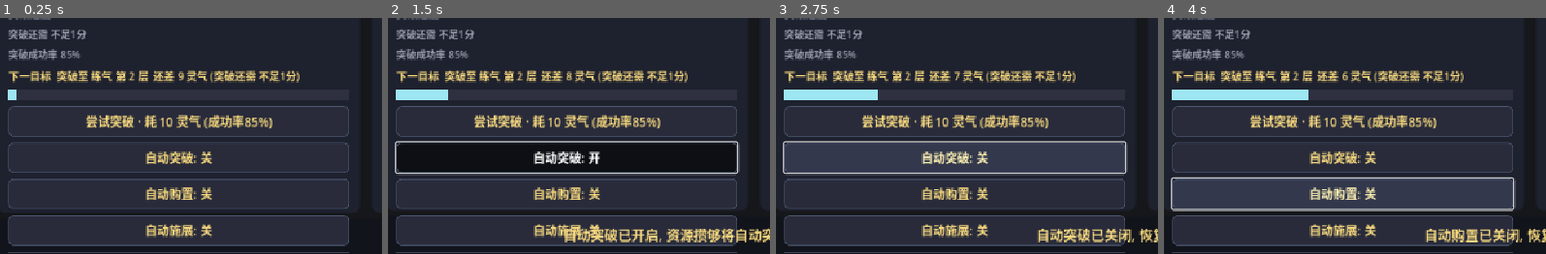
Above: before the commit, frames 1-4 (left to right).
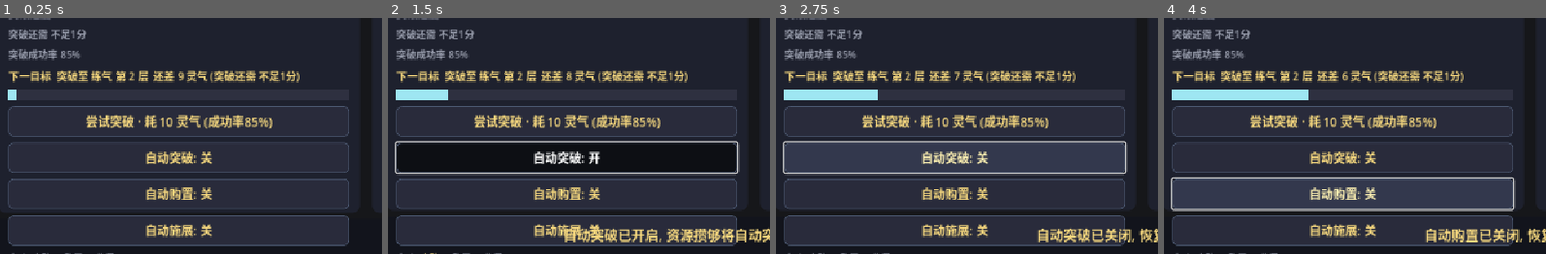
Above: after the commit, the same moments.

Repository: playerss/xiuxian-idle-godot
Game: Godot game, scene res://scenes/main.tscn
Two runs of this game, one before a commit and one after it. Both use one fixed random seed, a clock stepped at 60 frames per second and the inputs below.
Inputs:
- Up to frame 1 (0.25 s): no input
- Up to frame 2 (1.5 s): click "尝试突破 · 耗 10 灵气 (成功率85%)" at 0.5 s; click "自动突破: 关" at 1.25 s
- Up to frame 3 (2.75 s): click "自动突破: 开" at 2 s
- Up to frame 4 (4 s): click "自动购置: 关" at 2.75 s; click "自动购置: 开" at 3.5 s
The pictures show only the part of the screen within x 2-52%, y 50-100%; the shares and areas given below are measured in that part.

The runs differ from the first frame. In frame 1, 0.4% of the frame differs, in the area x 2-92%, y 99-100%; in frame 2, 0.4%; in frame 3, 0.4%; in frame 4, 0.4%.

Commit message:
feat(打磨-70): 自动系列状态汇总提示 — 三个自动开关(突破/购置/施展)开启后玩家扫视不知哪些已生效; 修行页自动施展开关下加一行状态摘要"自动: 突破 ✓/✗ · 购置 ✓/✗ · 施展 ✓/✗" (开启金/未开灰, 各段独立着色, tooltip 说明三开关口径+离线不触发), 状态键 auto_summary_key "1|0|1" 变化才刷, 纯展示无存档/统计副作用; GameData.auto_summary_key()/auto_summary_text() 只读接口, main.gd _auto_sum_box/_apply_auto_summary + _refresh 键节流; selftest +10项=845项(三关键/文案/只读连读恒定无副作用/单开组合开键+文案恒等x4/读档恢复键与存档一致/三开关值), ui_test +18项=1492项(汇总行节点/前缀自动:/3段标签/tooltip三开关口径/三关初始全灰✗/点击突破金✓+键1|0|0/外部置购置金✓键1|1|0突破保持金/键不变节流不重刷/点击施展三开金✓/开关切换无统计资源事件副作用/收尾三关恢复全✗); stress 613+主场景冒烟0报错回归全过; PROJECT_PLAN勾选打磨-70新增打磨-71候选(汇总行点击直达), README补845/1492项+自动系列状态汇总玩法说明, 4张Steam商店截图Xvfb重跑更新当前版UI(01修行页自动施展开关下新增状态汇总行)

Diff:
--- a/scripts/game_data.gd
+++ b/scripts/game_data.gd
@@ -1037,6 +1037,16 @@
 	if _auto_cast_seq <= 0 or _auto_cast_last_n <= 0:
 		return ""
 	return "自动施展 %d 个神通 (爆发+%s %s)" % [_auto_cast_last_n, fmt(_auto_cast_last_burst), primary_res_name()]
+
+# 打磨-70: 自动系列 状态汇总 — 状态键 (只读; "1|0|1" = 突破|购置|施展, 1=开 0=关;
+# UI 仅 键变化 时 刷 汇总行 文本/颜色; 无 存档/统计 副作用)
+func auto_summary_key() -> String:
+	return "%d|%d|%d" % [1 if auto_break else 0, 1 if auto_buy else 0, 1 if auto_cast else 0]
+
+# 打磨-70: 自动系列 状态汇总 文案 (只读; ✓=开 ✗=关, 口径 与 三个 开关 按钮 一致)
+func auto_summary_text() -> String:
+	return "自动: 突破 %s · 购置 %s · 施展 %s" % [
+		"✓" if auto_break else "✗", "✓" if auto_buy else "✗", "✓" if auto_cast else "✗"]
 
 # roll: 传入 [0,1) 可确定性注入 (自测用), 默认 randf()
 func try_breakthrough(roll: float = -1.0) -> String:
--- a/scripts/main.gd
+++ b/scripts/main.gd
@@ -48,6 +48,10 @@
 var _auto_cast_msg_seq := 0     # 打磨-69: 已处理过的 自动施展 变更事件序号 (避免重复弹浮动; 启动=0 与 GameData 同态)
 var _auto_cast_float_count := 0  # 打磨-69: 自动施展 浮动提示次数 (自测断言用)
 var _auto_cast_last_text := ""   # 打磨-69: 最近一次自动施展 浮动文案 (自测断言用)
+var _auto_sum_box: HBoxContainer  # 打磨-70: 自动系列 状态汇总行 (修行页左栏, 自动施展开关下)
+var _auto_sum_prefix: Label       # 打磨-70: "自动:" 前缀标签 (灰)
+var _auto_sum_segs: Array = []    # 打磨-70: 3 个状态标签 (突破/购置/施展; 开=金 / 关=灰)
+var _auto_sum_key := ""           # 打磨-70: 已刷过的状态键 (auto_summary_key, 变化才刷)
 var _shop_box: VBoxContainer
 var _shop_rows: Dictionary = {}
 var _items_buy_btn: Button          # 打磨-29: 法器 一键购买 (修行页法器区)
@@ -377,6 +381,19 @@
 	_auto_cast_btn.pressed.connect(_on_auto_cast)
 	_auto_cast_btn.tooltip_text = "已学 主动神通 冷却完毕 自动 施展 爆发 (与 一键施展 同口径: 一次释放所有 就绪 的 主动神通, 各神通 爆发=当前灵气速率 x 爆发秒数, 飞升后=道行; 施展后 各自 进冷却)。\n每帧至多一轮 (施展后 各神通 进冷却, 全冷却中 0 施展, 无热循环); 施展时屏幕中央绿色浮动 提示 数量与 爆发总量 (与 一键施展 浮动 同口径)。\n开关 存档 持久化, 默认 关 (手动玩家不受影响); 离线期间不触发 (离线只结算收益, 重新进入游戏后生效)。"
 	left.add_child(_auto_cast_btn)
+	# 打磨-70: 自动系列 状态汇总行 (三个开关 开启后 扫视 不知 哪些 已 生效;
+	# 一行摘要 "自动: 突破 ✓/✗ · 购置 ✓/✗ · 施展 ✓/✗", 开启 金 / 未开 灰, 状态 变化 才刷)
+	_auto_sum_box = HBoxContainer.new()
+	_auto_sum_box.add_theme_constant_override("separation", 4)
+	_auto_sum_prefix = _label("自动:", 12, DIM)
+	_auto_sum_box.add_child(_auto_sum_prefix)
+	_auto_sum_segs = []
+	for seg_name in ["突破", "购置", "施展"]:
+		var seg_l := _label("", 12, DIM)
+		_auto_sum_box.add_child(seg_l)
+		_auto_sum_segs.append(seg_l)
+	_auto_sum_box.tooltip_text = "挂机自动系列 状态汇总 (✓=开 ✗=关, 与上方三个 自动开关 同步):\n· 自动突破 — 资源攒够 自动 尝试 突破/道行精进\n· 自动购置 — 灵石攒够 自动 购入 法器/装备 + 最佳换装\n· 自动施展 — 已学 主动神通 冷却完毕 自动 施展 爆发\n开关 存档 持久化, 离线期间不触发 (离线只结算收益, 重新进入游戏后生效)。"
+	left.add_child(_auto_sum_box)
 	left.add_child(_sep())
 	# 法器标题 + 打磨-29: 一键购买 (价格升序连买买得起的法器)
 	# 打磨-44: 法器区 包进透明 Panel, 收集进度"法器"点击直达时金边高亮 1.2s
@@ -1234,6 +1251,11 @@
 	if g._auto_cast_seq != _auto_cast_msg_seq:
 		_auto_cast_msg_seq = g._auto_cast_seq
 		_auto_cast_float(g.auto_cast_last_text())
+	# 打磨-70: 自动系列 状态汇总行 (状态键 变化才刷 文本/颜色; 读档恢复/外部改 同步)
+	var ak: String = g.auto_summary_key()
+	if ak != _auto_sum_key:
+		_auto_sum_key = ak
+		_apply_auto_summary()
 	# 打磨-32: 突破按钮"可突破"金边高亮 (资源攒够时引导点击, 状态变化才刷样式; 闪烁动画期间不干预)
 	var ready_now: bool = g.breakthrough_ready()
 	if ready_now != _break_ready:
@@ -1983,6 +2005,17 @@
 	_show_msg("自动施展已开启, 主动神通冷却完毕将自动施展爆发 (可存档, 离线期间不触发)" if GameData.auto_cast else "自动施展已关闭, 恢复手动点击施展")
 
 
+# 打磨-70: 自动系列 状态汇总行 刷新 (状态键 变化时 调用; 开启 金 / 未开 灰,
+# 口径 与 三个 自动开关 按钮 一致; 纯展示 无 存档/统计 副作用)
+func _apply_auto_summary() -> void:
+	var names: Array = ["突破", "购置", "施展"]
+	var on: Array = [GameData.auto_break, GameData.auto_buy, GameData.auto_cast]
+	for i in names.size():
+		var seg_l: Label = _auto_sum_segs[i]
+		seg_l.text = names[i] + (" ✓" if on[i] else " ✗")
+		seg_l.add_theme_color_override("font_color", GOLD if on[i] else DIM)
+
+
 func _on_buy(item_id: String) -> void:
 	_show_msg(GameData.try_buy_item(item_id))
 
--- a/scripts/selftest.gd
+++ b/scripts/selftest.gd
@@ -2821,6 +2821,49 @@
 	g.auto_cast = true
 	g.load_game()
 	check(g.auto_cast == false, "打磨-69 旧档缺 auto_cast 默认 false")
+	# ---------- 打磨-70: 自动系列 状态汇总 (只读接口 auto_summary_key/auto_summary_text, 纯展示无副作用) ----------
+	# 基准态 (三开关全关): 状态键 0|0|0, 文案 全 ✗
+	g.auto_break = false
+	g.auto_buy = false
+	g.auto_cast = false
+	check(g.auto_summary_key() == "0|0|0", "打磨-70 三关 状态键 0|0|0 (实际 %s)" % g.auto_summary_key())
+	check(g.auto_summary_text() == "自动: 突破 ✗ · 购置 ✗ · 施展 ✗",
+		"打磨-70 三关 文案 (实际 %s)" % g.auto_summary_text())
+	# 只读性: 连读多次 键/文案 恒定, 且 不改动 开关/资源/统计
+	var sum_snap: Dictionary = g.stats.duplicate(true)
+	var stones_sum: float = g.stones
+	var key_sum0: String = g.auto_summary_key()
+	var txt_sum0: String = g.auto_summary_text()
+	for _i70 in 3:
+		g.auto_summary_key()
+		g.auto_summary_text()
+	check(g.auto_summary_key() == key_sum0 and g.auto_summary_text() == txt_sum0, "打磨-70 只读 连读 恒定")
+	check(g.auto_break == false and g.auto_buy == false and g.auto_cast == false
+			and g.stats == sum_snap and g.stones == stones_sum, "打磨-70 只读 无 开关/资源/统计 副作用")
+	# 状态切换: 单开/组合开 键与文案 恒等 (与 开关 一一对应)
+	g.auto_break = true
+	check(g.auto_summary_key() == "1|0|0" and g.auto_summary_text() == "自动: 突破 ✓ · 购置 ✗ · 施展 ✗",
+		"打磨-70 仅突破 开 键+文案 (实际 %s / %s)" % [g.auto_summary_key(), g.auto_summary_text()])
+	g.auto_buy = true
+	check(g.auto_summary_key() == "1|1|0" and g.auto_summary_text() == "自动: 突破 ✓ · 购置 ✓ · 施展 ✗",
+		"打磨-70 突破+购置 键+文案 (实际 %s / %s)" % [g.auto_summary_key(), g.auto_summary_text()])
+	g.auto_cast = true
+	check(g.auto_summary_key() == "1|1|1" and g.auto_summary_text() == "自动: 突破 ✓ · 购置 ✓ · 施展 ✓",
+		"打磨-70 三开 键+文案 (实际 %s / %s)" % [g.auto_summary_key(), g.auto_summary_text()])
+	# 关回 单开 组合 (购置+施展 开, 突破 关)
+	g.auto_break = false
+	check(g.auto_summary_key() == "0|1|1" and g.auto_summary_text() == "自动: 突破 ✗ · 购置 ✓ · 施展 ✓",
+		"打磨-70 购置+施展 键+文案 (实际 %s / %s)" % [g.auto_summary_key(), g.auto_summary_text()])
+	# 存档往返后 状态 与 键 一致 (读档 恢复 开关, 汇总 口径 同源)
+	g.save_game()
+	g.auto_break = true
+	g.load_game()
+	check(g.auto_summary_key() == "0|1|1", "打磨-70 读档恢复 后 键 与 存档 一致 (实际 %s)" % g.auto_summary_key())
+	check(g.auto_break == false and g.auto_buy == true and g.auto_cast == true, "打磨-70 读档恢复 三开关 值")
+	# 收尾: 三开关 全 关 (防 污染 后续 段)
+	g.auto_break = false
+	g.auto_buy = false
+	g.auto_cast = false
 	# 收尾: 清空 拥有/穿戴/已学 (防 后续 段/存档 污染) + 恢复 基准
 	g.owned.clear()
 	g.owned_eq.clear()
--- a/scripts/ui_test.gd
+++ b/scripts/ui_test.gd
@@ -99,6 +99,7 @@
 	await _assert_auto_break()
 	await _assert_auto_buy()
 	await _assert_auto_cast()
+	await _assert_auto_summary()
 	_finish()
 
 
@@ -2210,6 +2211,76 @@
 	await get_tree().process_frame
 
 
+# 打磨-70: 自动系列 状态汇总 — 汇总行存在 (前缀+3 段标签)/tooltip 口径/三关 初始 全灰 ✗/
+# 开关切换 (按钮点击+外部置) 后 _refresh 同步 文本/颜色 (开=金 关=灰)/节流 (键不变不重刷)/
+# 无 存档/统计 副作用; 收尾 三开关 全 关 + 汇总 恢复 三关 态
+func _assert_auto_summary() -> void:
+	var g := GameData
+	var box: HBoxContainer = ui._auto_sum_box
+	check(box != null, "打磨-70 自动系列 汇总行 节点存在")
+	if box == null:
+		return
+	check(ui._auto_sum_prefix != null and str(ui._auto_sum_prefix.text) == "自动:",
+		"打磨-70 前缀标签 文本=自动: (实际 %s)" % str(ui._auto_sum_prefix.text))
+	check(ui._auto_sum_segs.size() == 3, "打磨-70 3 个 状态段标签 (实际 %d)" % ui._auto_sum_segs.size())
+	check(box.tooltip_text.find("自动突破") >= 0 and box.tooltip_text.find("自动购置") >= 0
+			and box.tooltip_text.find("自动施展") >= 0 and box.tooltip_text.find("离线期间不触发") >= 0,
+		"打磨-70 汇总行 tooltip 含 三开关 口径 (实际 %s)" % box.tooltip_text)
+	# 初始态: 三关 (打磨-69 收尾 已 全 关 + _refresh)
+	ui._refresh()
+	check(ui._auto_sum_key == "0|0|0", "打磨-70 初始 状态键 0|0|0 (实际 %s)" % ui._auto_sum_key)
+	var seg0: Label = ui._auto_sum_segs[0]
+	var seg1: Label = ui._auto_sum_segs[1]
+	var seg2: Label = ui._auto_sum_segs[2]
+	check(str(seg0.text) == "突破 ✗" and str(seg1.text) == "购置 ✗" and str(seg2.text) == "施展 ✗",
+		"打磨-70 三关 段文本 全 ✗ (实际 %s/%s/%s)" % [str(seg0.text), str(seg1.text), str(seg2.text)])
+	check(seg0.get_theme_color("font_color") == ui.DIM and seg1.get_theme_color("font_color") == ui.DIM
+			and seg2.get_theme_color("font_color") == ui.DIM, "打磨-70 三关 段颜色 全灰")
+	# 点击 自动突破 开关 → _refresh 同步 (突破 段 转金 ✓)
+	ui._on_auto_break()
+	ui._refresh()
+	check(g.auto_break == true, "打磨-70 点击后 auto_break=true (实际 %s)" % str(g.auto_break))
+	check(ui._auto_sum_key == "1|0|0", "打磨-70 键 1|0|0 (实际 %s)" % ui._auto_sum_key)
+	check(str(seg0.text) == "突破 ✓" and seg0.get_theme_color("font_color") == ui.GOLD,
+		"打磨-70 突破 段 金 ✓ (实际 %s)" % str(seg0.text))
+	check(str(seg1.text) == "购置 ✗" and seg1.get_theme_color("font_color") == ui.DIM,
+		"打磨-70 购置 段 保持 灰 ✗")
+	# 外部置 购置 开 (读档恢复 场景): _refresh 同步 (键变化 才刷, 仅 购置 段 变色)
+	g.auto_buy = true
+	var key_before: String = ui._auto_sum_key
+	ui._refresh()
+	check(ui._auto_sum_key == "1|1|0" and key_before == "1|0|0", "打磨-70 外部置 购置 键 1|1|0 (实际 %s)" % ui._auto_sum_key)
+	check(str(seg1.text) == "购置 ✓" and seg1.get_theme_color("font_color") == ui.GOLD,
+		"打磨-70 购置 段 金 ✓ (实际 %s)" % str(seg1.text))
+	check(str(seg0.text) == "突破 ✓" and seg0.get_theme_color("font_color") == ui.GOLD, "打磨-70 突破 段 保持 金")
+	# 节流: 状态键 未变 时 _refresh 不重刷 (缓存键 保持, 段文本/颜色 稳定)
+	ui._refresh()
+	check(ui._auto_sum_key == "1|1|0" and str(seg1.text) == "购置 ✓", "打磨-70 键不变 节流 不重刷")
+	# 点击 自动施展 开关 → 三开 (施展 段 转金)
+	ui._on_auto_cast()
+	ui._refresh()
+	check(ui._auto_sum_key == "1|1|1" and str(seg2.text) == "施展 ✓"
+			and seg2.get_theme_color("font_color") == ui.GOLD, "打磨-70 三开 施展 段 金 ✓ (实际 %s)" % ui._auto_sum_key)
+	# 开关切换 无 存档/统计 副作用 (汇总行 纯展示)
+	var stats_sum: Dictionary = g.stats.duplicate(true)
+	var stones_sum: float = g.stones
+	var seq_sum: int = g._auto_cast_seq
+	ui._on_auto_buy()
+	ui._refresh()
+	check(g.auto_buy == false and ui._auto_sum_key == "1|0|1"
+			and g.stats == stats_sum and g.stones == stones_sum and g._auto_cast_seq == seq_sum,
+		"打磨-70 开关切换 无 统计/资源/事件 副作用 (键=%s)" % ui._auto_sum_key)
+	# 收尾: 三开关 全 关, 汇总 恢复 三关 态 (防污染)
+	ui._on_auto_break()
+	ui._on_auto_cast()
+	ui._refresh()
+	check(g.auto_break == false and g.auto_buy == false and g.auto_cast == false
+			and ui._auto_sum_key == "0|0|0"
+			and str(seg0.text) == "突破 ✗" and str(seg1.text) == "购置 ✗" and str(seg2.text) == "施展 ✗",
+		"打磨-70 收尾 三关 汇总 恢复 全 ✗")
+	await get_tree().process_frame
+
+
 func _finish() -> void:
 	print("")
 	if _fail.is_empty():
Binary file changed: store/shots/01_training.png
Binary file changed: store/shots/02_skills.png
Binary file changed: store/shots/03_equipment.png
Binary file changed: store/shots/04_achievements.png
Not shown, changed: PROJECT_PLAN.md
Not shown, changed: README.md
